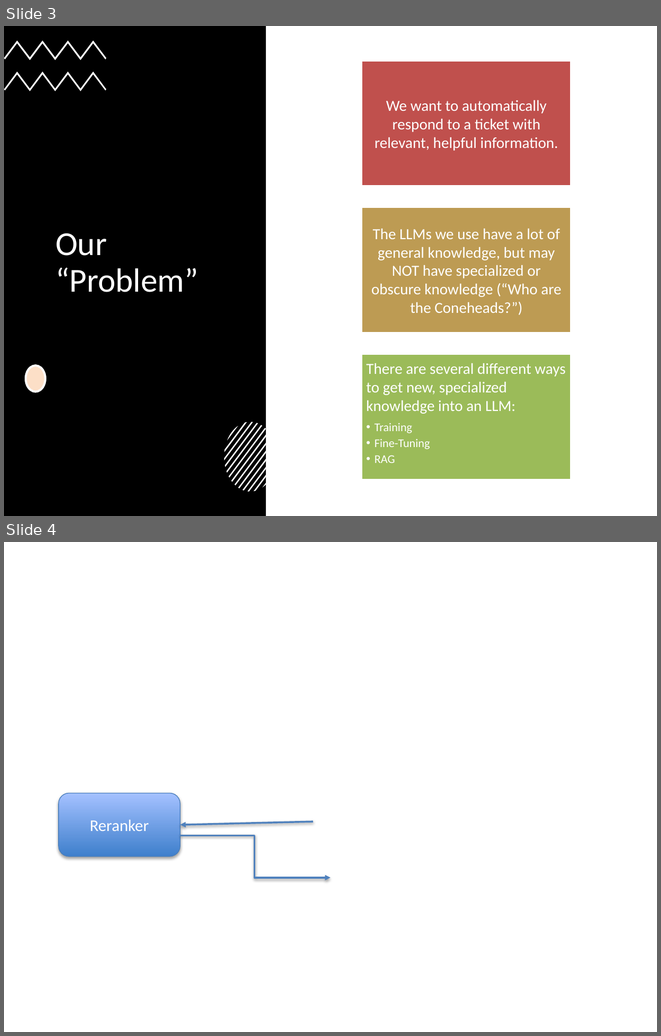
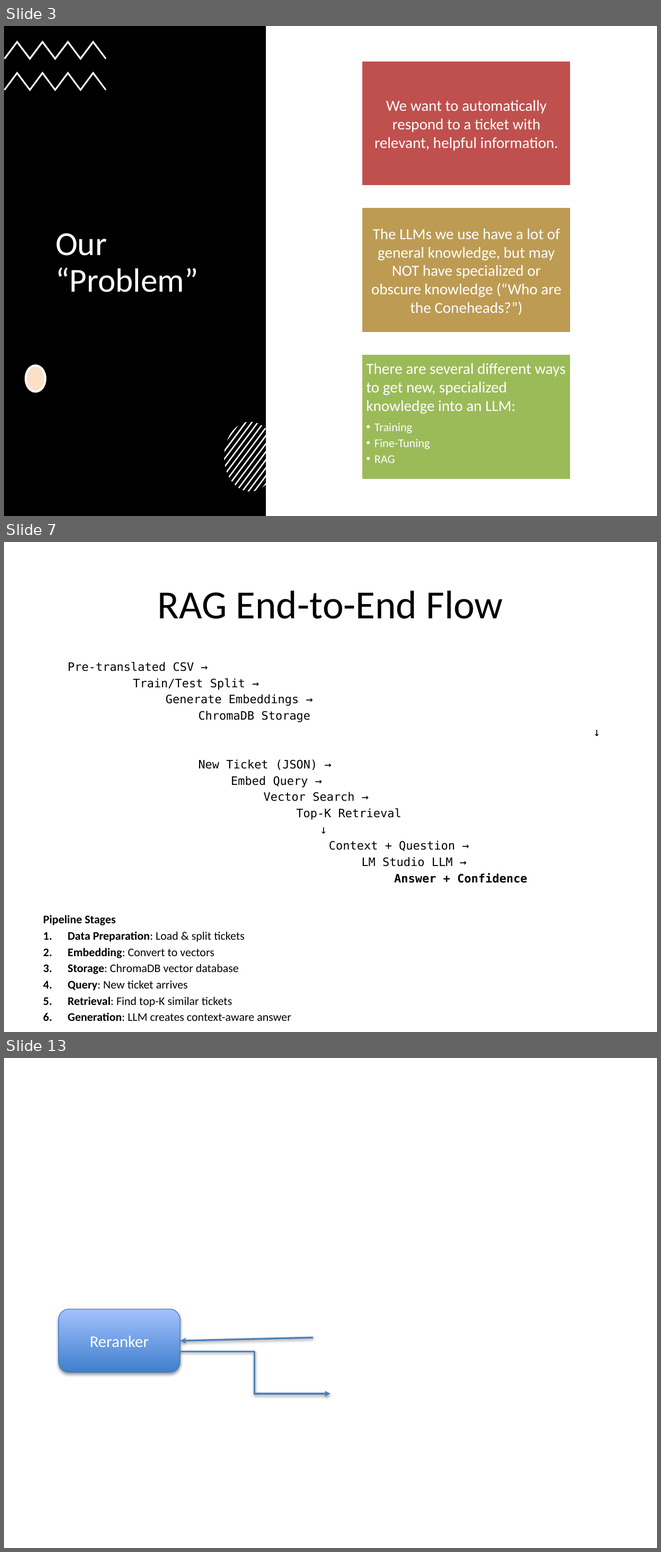
Before and after one commit to tniccum21/LLM_Class, a slide deck: Week06/Week06.pptx. Shown one above the other, each under a label of ours: slides 3 and 4 before the commit, slides 3, 7 and 13 after it; the slides between them are not shown. The pictures are 661x1036 and 661x1552 pixels, drawn with LibreOffice and Linux fonts; fonts in the diff are those of the drawing; background and template pictures are left out. Boxes give left, top, right and bottom in pixels: in the first picture for what was removed or moved away, otherwise in the second. Text is boxed around its words. In the diff, an @@ line names an element or a change of style, - is before the commit and + after.

```diff
--- a/Week06/Week06.pptx
+++ b/Week06/Week06.pptx
@@ slide 7 added at bbox=[4, 542, 657, 1032], background #FFFFFF @@
@@ title added at bbox=[157, 590, 503, 619], 44 pt, text #000000 @@
+RAG End-to-End Flow
@@ text added at bbox=[43, 662, 527, 1021], 12.8 pt, text #000000 @@
+Pre-translated CSV →
+Train/Test Split →
+Generate Embeddings →
+ChromaDB Storage
+↓
+New Ticket (JSON) →
+Embed Query →
+Vector Search →
+Top-K Retrieval
+↓
+Context + Question →
+LM Studio LLM →
+Answer + Confidence
+Pipeline Stages
+1. Data Preparation: Load & split tickets
+2. Embedding: Convert to vectors
+3. Storage: ChromaDB vector database
+4. Query: New ticket arrives
+5. Retrieval: Find top-K similar tickets
+6. Generation: LLM creates context-aware answer
@@ what was slide 4 is now slide 13 @@
```
Also in this commit, not shown: 8 other slides added, 5 slides removed, 14 other files.
